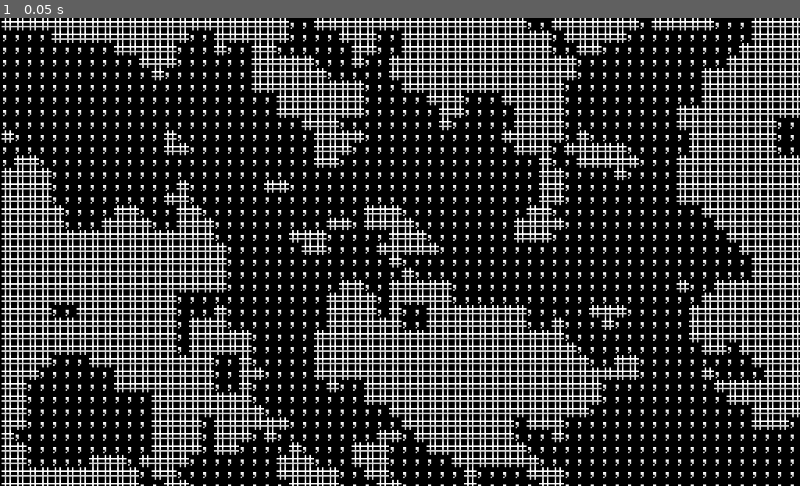
Above: before the commit, frame 1.
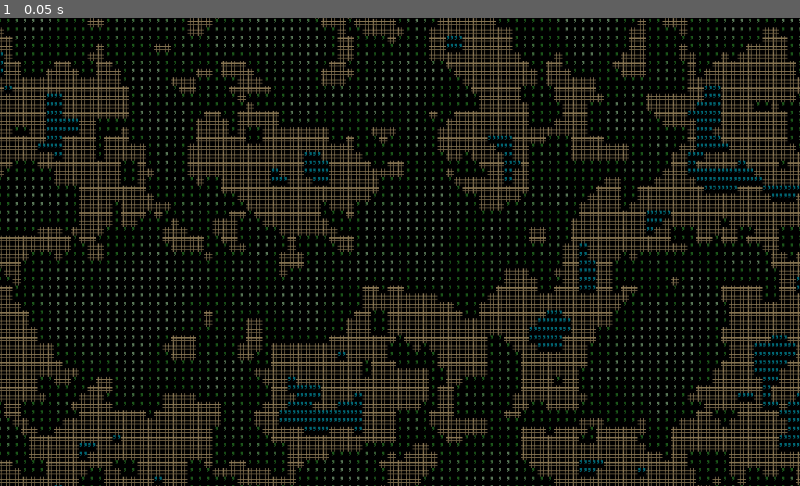
Above: after the commit, the same moment.

Repository: MikkoK189/roguelike
Game: Godot game, scene res://World.tscn
The game is run twice, just before and just after one commit, with the same random seed, the same clock (stepped at 60 frames per second) and the same inputs.
Inputs:
- Up to frame 1 (0.05 s): no input

The runs differ from the first frame. In frame 1, 54% of the frame differs, in the area x 0-100%, y 0-100%.

Commit message:
Different tileset, modifying colors.

Diff:
--- /dev/null
+++ b/Map.gd
@@ -0,0 +1,52 @@
+extends Node2D
+
+export var tile_size_x = 32
+export var tile_size_y = 32
+export var tile_offset_x = 0
+export var tile_offset_y = 0
+
+export var paths_to_tiles = [""]
+var tile_textures = []
+
+var tiles = {}
+
+func _ready():
+	for tile in paths_to_tiles:
+		tile_textures.append(load(tile))
+
+func set_cell(x, y, index):
+	if(index == -1):
+		if(tiles.has(Vector2(x, y))):
+			tiles[Vector2(x, y)].queue_free()
+	elif(index >= 0):
+		var sprite = Sprite.new()
+		sprite.visible = false
+		tiles[Vector2(x, y)] = sprite
+		sprite.texture = tile_textures[index]
+		sprite.position.x = (x * tile_size_x) + tile_offset_x
+		sprite.position.y = (y * tile_size_y) + tile_offset_y
+		sprite.visible = true
+		add_child(sprite)
+	else:
+		get_tree().quit()
+
+func set_cellm(x, y, index, col):
+	if(index == -1):
+		if(tiles.has(Vector2(x, y))):
+			tiles[Vector2(x, y)].queue_free()
+	elif(index >= 0):
+		var sprite = Sprite.new()
+		sprite.visible = false
+		tiles[Vector2(x, y)] = sprite
+		sprite.texture = tile_textures[index]
+		sprite.position.x = (x * tile_size_x) + (tile_size_x / 2) + tile_offset_x
+		sprite.position.y = (y * tile_size_y) + (tile_size_y / 2) + tile_offset_y
+		sprite.modulate = col
+		sprite.visible = true
+		add_child(sprite)
+	else:
+		get_tree().quit()
+
+func set_cell_modulate(x, y, col):
+	if(tiles.has(Vector2(x, y))):
+		tiles[Vector2(x, y)].modulate = col
--- a/World.gd
+++ b/World.gd
@@ -5,6 +5,7 @@
 const size = 256
 var world = []
 onready var tilemap = $TileMap
+onready var map = $Node2D
 
 func _ready():
 	noise.octaves = 4
@@ -19,6 +20,18 @@
 		for y in size:
 			var val = noise.get_noise_2d(x, y)
 			if(val > 0):
-				tilemap.set_cell(x, y, 1)
-			else:
-				tilemap.set_cell(x, y, 0)
+				#tilemap.set_cell(x, y, 1)
+				map.set_cell(x, y, 1)
+				map.set_cell_modulate(x, y, Color("#2D912C"))
+				pass
+			elif(val < 0 && val > -0.3):
+				#tilemap.set_cell(x, y, 0)
+				map.set_cell(x, y, 0)
+				map.set_cell_modulate(x, y, Color("#E1C288"))
+			elif(val < -0.3 ):
+				map.set_cell(x, y, 2)
+				map.set_cell_modulate(x, y, Color("#00AAC0"))
+			if (val > 0.15):
+				map.set_cell_modulate(x, y, Color("#67AF66"))
+			if (val > 0.25):
+				map.set_cell_modulate(x, y, Color("#94C793"))
--- a/World.tscn
+++ b/World.tscn
@@ -1,7 +1,8 @@
-[gd_scene load_steps=4 format=2]
+[gd_scene load_steps=5 format=2]
 
 [ext_resource path="res://World.gd" type="Script" id=1]
 [ext_resource path="res://tileset.png" type="Texture" id=2]
+[ext_resource path="res://Map.gd" type="Script" id=3]
 
 [sub_resource type="TileSet" id=1]
 0/name = "tileset.png 0"
@@ -43,6 +44,15 @@
 format = 1
 
 [node name="Camera2D" type="Camera2D" parent="."]
-offset = Vector2( 255, 150 )
+offset = Vector2( 400, 300 )
 current = true
-zoom = Vector2( 0.5, 0.5 )
+zoom = Vector2( 0.75, 0.75 )
+
+[node name="Node2D" type="Node2D" parent="."]
+script = ExtResource( 3 )
+tile_size_x = 8
+tile_size_y = 8
+paths_to_tiles = [ "res://Sprites/Tiles/tile003.png", "res://Sprites/Tiles/tile007.png", "res://Sprites/Tiles/tile002.png" ]
+
+[node name="CanvasModulate" type="CanvasModulate" parent="."]
+color = Color( 0.603922, 0.603922, 0.603922, 1 )
--- a/project.godot
+++ b/project.godot
@@ -14,6 +14,30 @@
 run/main_scene="res://World.tscn"
 config/icon="res://icon.png"
 
+[importer_defaults]
+
+texture={
+"compress/bptc_ldr": 0,
+"compress/hdr_mode": 0,
+"compress/lossy_quality": 0.7,
+"compress/mode": 0,
+"compress/normal_map": 0,
+"detect_3d": false,
+"flags/anisotropic": false,
+"flags/filter": false,
+"flags/mipmaps": false,
+"flags/repeat": 0,
+"flags/srgb": 2,
+"process/HDR_as_SRGB": false,
+"process/fix_alpha_border": true,
+"process/invert_color": false,
+"process/normal_map_invert_y": false,
+"process/premult_alpha": false,
+"size_limit": 0,
+"stream": false,
+"svg/scale": 1.0
+}
+
 [physics]
 
 common/enable_pause_aware_picking=true
Binary file added: Sprites/Tiles/tile000.png
Not shown, added: Sprites/Tiles/tile000.png.import
Binary file added: Sprites/Tiles/tile001.png
Not shown, added: Sprites/Tiles/tile001.png.import
Binary file added: Sprites/Tiles/tile002.png
Not shown, added: Sprites/Tiles/tile002.png.import
Binary file added: Sprites/Tiles/tile003.png
Not shown, added: Sprites/Tiles/tile003.png.import
Binary file added: Sprites/Tiles/tile004.png
Not shown, added: Sprites/Tiles/tile004.png.import
Binary file added: Sprites/Tiles/tile005.png
Not shown, added: Sprites/Tiles/tile005.png.import
(and 183 more such lines)
